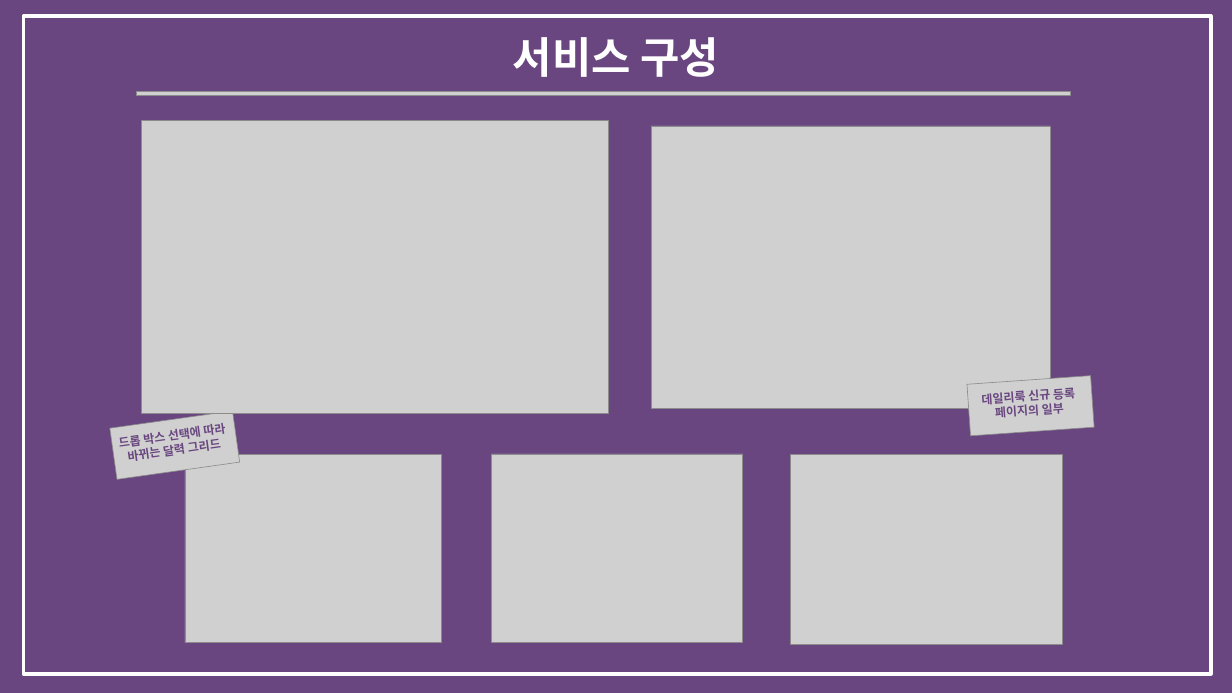
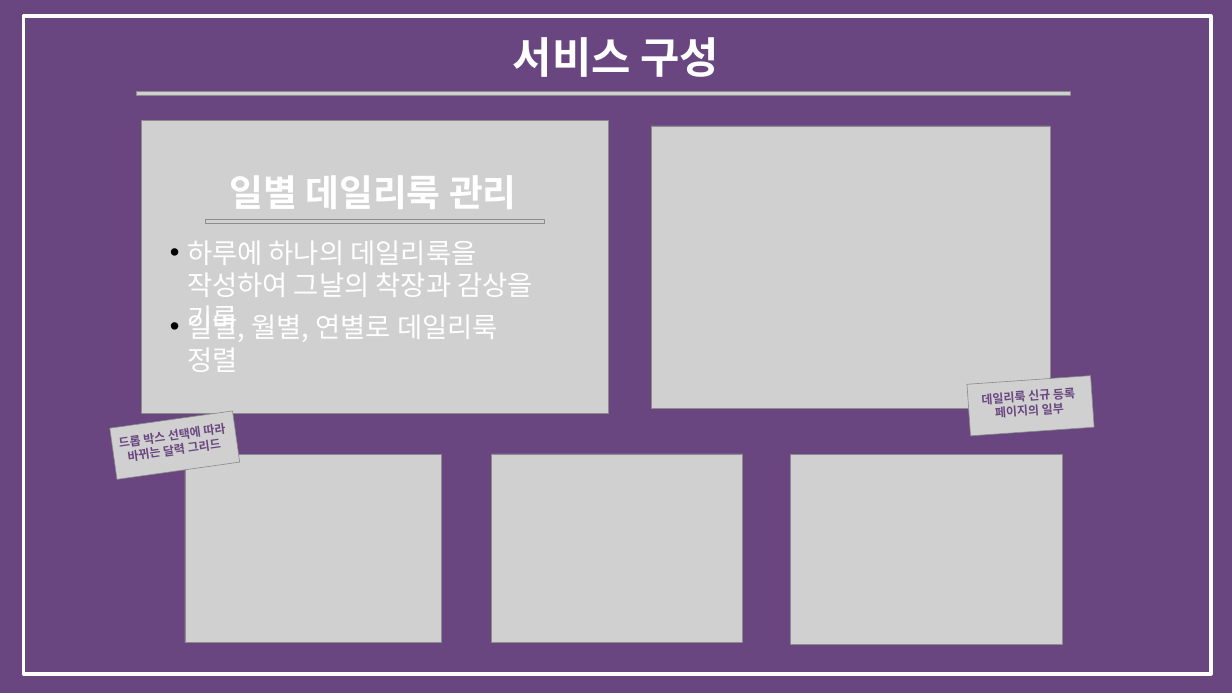
Before and after one commit to bitnarii/YMPM, a slide deck: slide 8 of 기획서/5조 Fit-back.pptx. Drawn at 1232x693 pixels with LibreOffice and Linux fonts; fonts in the diff are those of the drawing; grey boxes stand for pictures. Boxes give left, top, right and bottom in pixels: in the first picture for what was removed or moved away, otherwise in the second. Text is boxed around its words. In the diff, an @@ line names an element or a change of style, - is before the commit and + after.

```diff
--- a/기획서/5조 Fit-back.pptx
+++ b/기획서/5조 Fit-back.pptx
@@ text added at (x1=229, y1=175, x2=517, y2=209), 43 pt, text #FFFFFF, bold @@
+일별 데일리룩 관리
@@ picture added at (x1=205, y1=220, x2=544, y2=223) @@
@@ text added at (x1=187, y1=241, x2=533, y2=297), 32 pt, text #FFFFFF @@
+• 하루에 하나의 데일리룩을 작성하여 그날의 착장과 감상을 기록
@@ text added at (x1=187, y1=310, x2=498, y2=372), 32 pt, text #FFFFFF @@
+• 일별, 월별, 연별로 데일리룩 정렬
```
Also in this commit, not shown: 1 other file.
